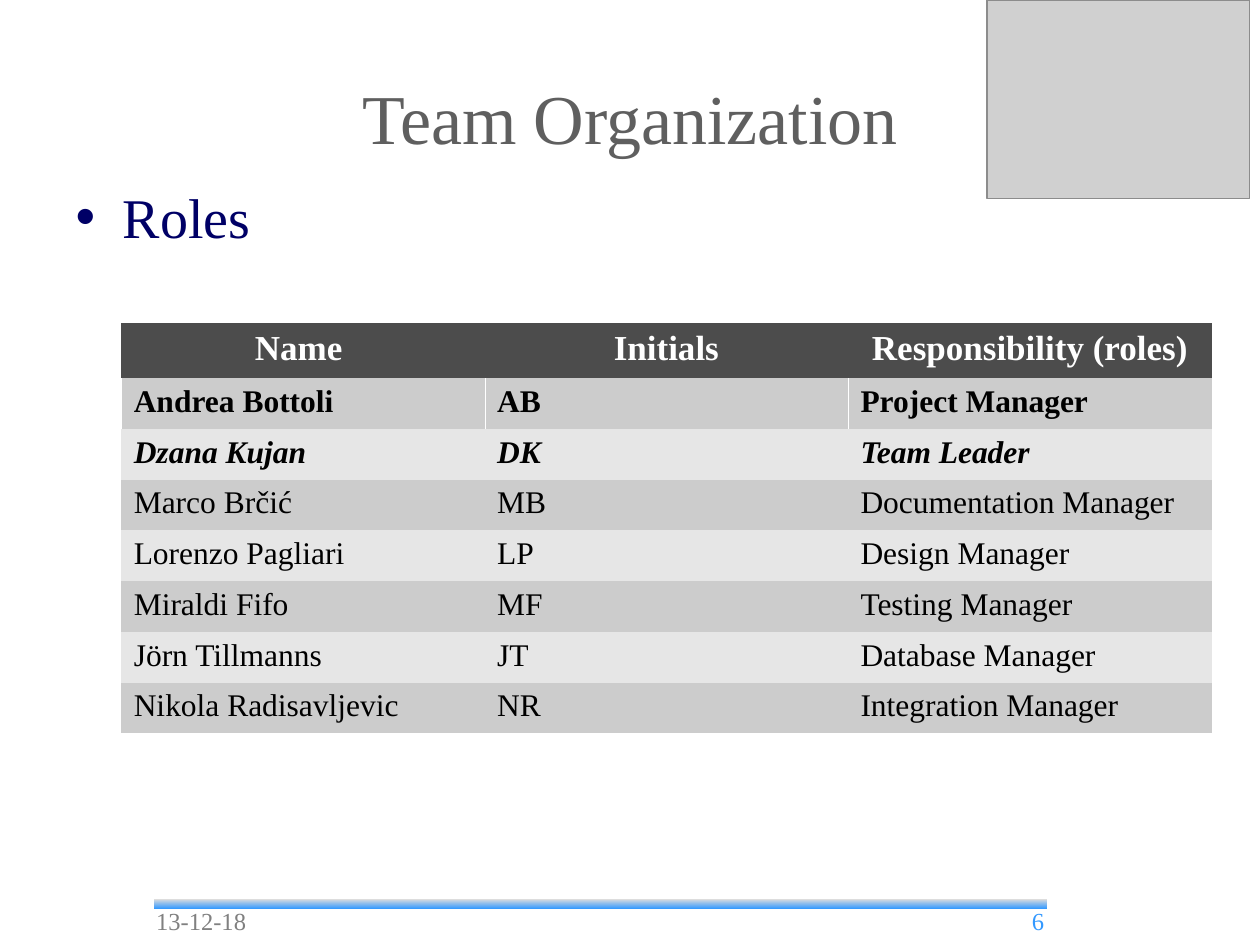
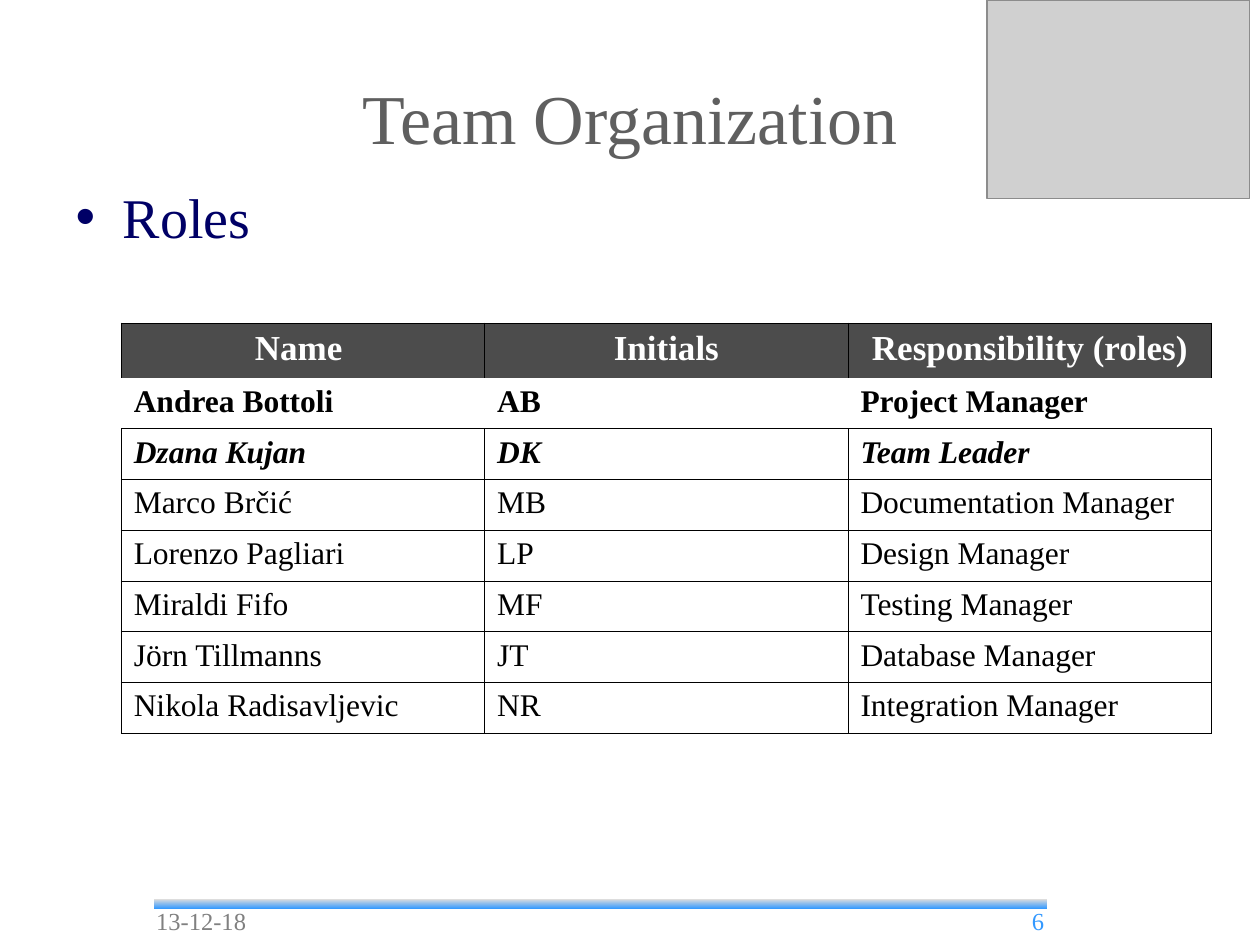
Before and after one commit to andrea-bottoli/DSD, a slide deck: slide 6 of Documentation/Presentations/Beta_Prototype.odp. Drawn at 1260x945 pixels with LibreOffice and Linux fonts; fonts in the diff are those of the drawing; grey boxes stand for pictures; background and template pictures are left out. Boxes give left, top, right and bottom in pixels: in the first picture for what was removed or moved away, otherwise in the second. Text is boxed around its words. In the diff, an @@ line names an element or a change of style, - is before the commit and + after.

```diff
--- a/Documentation/Presentations/Beta_Prototype.odp
+++ b/Documentation/Presentations/Beta_Prototype.odp
@@ table at (121, 323, 1211, 733) @@
@@ fill #CCCCCC to none in 12 cells @@
@@ fill #E6E6E6 to none in 9 cells @@
@@ borders changed @@
```
Also in this commit, not shown: 5 other slides changed, 3 other files.
